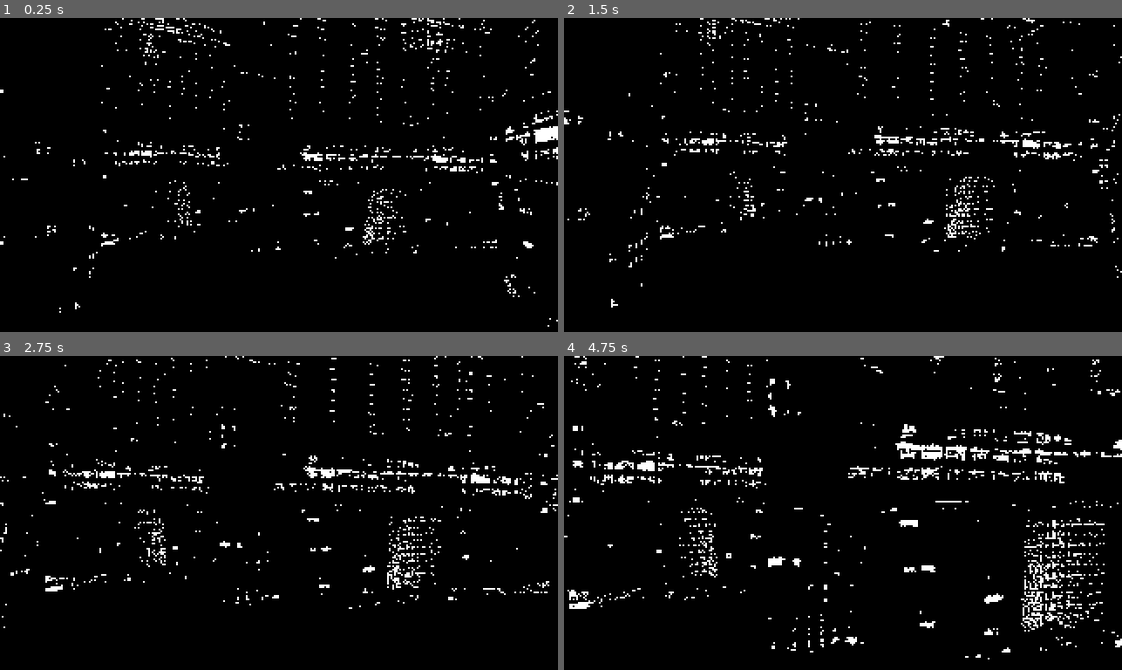
Above: before the commit, frames 1-4 (two rows, left to right).
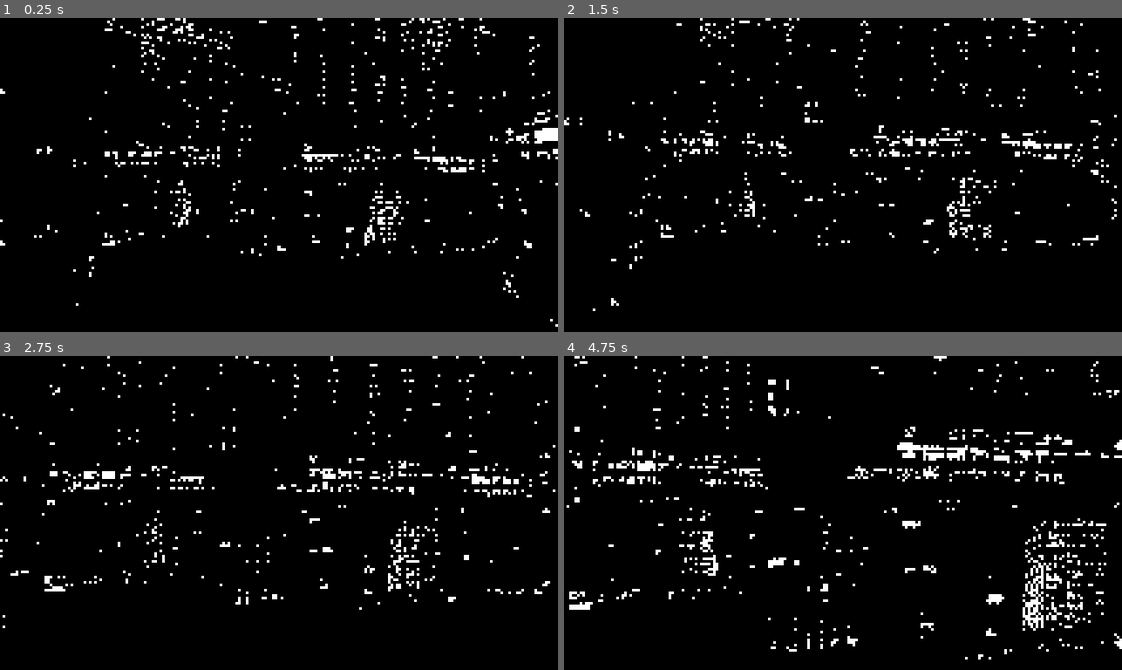
Above: after the commit, the same moments.

Repository: KayEntry17/LapsusSomnii
Game: Godot game, scene res://testing/ssc.tscn
Two runs of this game, one before a commit and one after it. Both use one fixed random seed, a clock stepped at 60 frames per second and the inputs below. The project has no main scene, so this scene is started directly.
Inputs (mouse positions are in pixels of both pictures, inside the frame that each line leads up to):
- Up to frame 1 (0.25 s): no input
- Up to frame 2 (1.5 s): tap Enter (ui_accept) at 0.5, 0.77, 1.07 s; move the mouse to (870, 175) at 0.52 s; hold Up (ui_up) from 0.53 s (still down); tap Alt at 0.6 s; move the mouse to (815, 175) at 1.27 s; tap Shift at 1.35 s
- Up to frame 3 (2.75 s): keep holding Up (ui_up); tap Enter (ui_accept) at 1.52, 1.82 s; move the mouse to (290, 506) at 2.02 s; tap Alt at 2.1 s
- Up to frame 4 (4.75 s): keep holding Up (ui_up); move the mouse to (837, 519) at 2.77 s; tap Shift at 2.85, 4.35 s; tap Enter (ui_accept) at 3.02, 3.32, 3.77, 4.07, 4.52 s; move the mouse to (887, 516) at 3.52 s; tap Alt at 3.6 s; move the mouse to (798, 509) at 4.27 s

The runs differ from the first frame. In frame 1, 3.4% of the frame differs, in the area x 0-100%, y 0-99%; in frame 2, 3.1%; in frame 3, 3.3%; in frame 4, 4.5%, in the area x 0-100%, y 0-97%.

Commit message:
added automatic resolution in order to support different aspect ratios,  added audio system and started work on a save system

Diff:
--- /dev/null
+++ b/CORE/savem.gd
@@ -0,0 +1,49 @@
+extends Node
+@export var flagsdata:Dictionary[String, int]
+@export var flagsdataexp:Dictionary[String, int]
+@export var plname:String
+var volm:=linear_to_db(0.7)
+var volsfx:=linear_to_db(0.7)
+var volmus:=linear_to_db(0.7)
+func _ready() -> void:
+	load_game()
+	pass
+func save():
+	volsfx=(AudioServer.get_bus_volume_db(AudioServer.get_bus_index("SFX")))
+	volm=(AudioServer.get_bus_volume_db(AudioServer.get_bus_index("Master")))
+	volmus=(AudioServer.get_bus_volume_db(AudioServer.get_bus_index("Music")))
+	var save_dict={
+		"core":flagsdata,
+		"name":plname,
+		"volmast":volm,
+		"volmus":volmus,
+		"volsfx":volsfx
+		}
+	return save_dict
+func save_game():
+	var save_game = FileAccess.open("user://corvine.save", FileAccess.WRITE)
+	var json_string=JSON.stringify(save())
+	save_game.store_line(json_string)
+# Called every frame. 'delta' is the elapsed time since the previous frame.
+func load_game():
+	if not FileAccess.file_exists("user://corvine.save"):
+		return
+	else:
+
+		var save_gamex = FileAccess.open("user://corvine.save", FileAccess.READ)
+		while save_gamex.get_position()<save_gamex.get_length():
+			var json_string =save_gamex.get_line()
+			var json=JSON.new()
+			var parse_result=json.parse(json_string)
+			var node_data=json.get_data()
+			print(node_data)
+			volm=node_data["volmast"]
+			print(node_data["core"])
+			plname=node_data["name"]
+			AudioServer.set_bus_volume_db(AudioServer.get_bus_index("Master"),volm)
+			volmus=node_data["volmus"]
+			AudioServer.set_bus_volume_db(AudioServer.get_bus_index("Music"),volmus)
+			volsfx=node_data["volsfx"]
+			AudioServer.set_bus_volume_db(AudioServer.get_bus_index("SFX"),volsfx)
+func _process(delta: float) -> void:
+	pass
--- /dev/null
+++ b/CORE/savem.tscn
@@ -0,0 +1,12 @@
+[gd_scene load_steps=2 format=3 uid="uid://ch3s135rpeolk"]
+
+[ext_resource type="Script" uid="uid://dh3cqswod4ji2" path="res://CORE/savem.gd" id="1_k0v0u"]
+
+[node name="Savem" type="Node"]
+script = ExtResource("1_k0v0u")
+flagsdata = Dictionary[String, int]({
+"checkp": 5,
+"currentlevel": 2,
+"levelunlocked": 3
+})
+plname = "KayL"
--- /dev/null
+++ b/audio/audio_stream_player.tscn
@@ -0,0 +1,12 @@
+[gd_scene load_steps=2 format=3 uid="uid://16fgwxdnqj60"]
+
+[ext_resource type="Script" uid="uid://l0tfdwayrwp3" path="res://audio/audiom.gd" id="1_ihkrw"]
+
+[node name="AudioStreamPlayer" type="AudioStreamPlayer"]
+bus = &"Music"
+script = ExtResource("1_ihkrw")
+
+[node name="TransitionTimer" type="Timer" parent="."]
+
+[connection signal="finished" from="." to="." method="_on_finished"]
+[connection signal="timeout" from="TransitionTimer" to="." method="_on_transition_timer_timeout"]
--- /dev/null
+++ b/audio/audiom.gd
@@ -0,0 +1,62 @@
+extends AudioStreamPlayer
+var track: AudioStream
+var loopf: bool=true
+var chanon:bool=false
+var loopi: bool=true
+#var onch:=1.0
+var fitime:=1.0
+var volv:=-60
+var mon:=true
+#func _ready() -> void:
+	#if chanon==true	:
+		#volv=60
+
+func change_track(song : AudioStream, loopim=true, foti=1.25,fiti=1) -> void:
+	print(12414)
+	track=song
+	loopi=loopim
+	fitime=fiti
+
+	if playing:
+
+		if foti!=0:
+			$TransitionTimer.start(foti)
+			fade_out(foti)
+		else:
+			fade_out(foti)
+			loopf=loopi
+			self.stream =track
+			print(track)
+			play()
+			fade_in()
+		pass
+	else:
+		loopf=loopi
+		volv=-60
+		self.stream =track
+		print(track)
+		print(fitime)
+		play()
+		fade_in()
+func fade_in() -> void:
+	print(000)
+	var tween = create_tween()
+	tween.tween_property(self, "volv",0, fitime).set_trans(Tween.TRANS_QUAD)
+func fade_out(foti=1.25) -> void:
+	var tween = create_tween()
+	tween.tween_property(self, "volv",-60, foti).set_trans(Tween.TRANS_QUAD)
+func _on_finished() -> void:
+
+	if loopf:
+		play()
+func _process(delta: float) -> void:
+	#print(stream)
+
+	self.volume_db=volv
+func _on_transition_timer_timeout() -> void:
+	print(11)
+	loopf=loopi
+	self.stream =track
+	#print(track)
+	play()
+	fade_in()
--- a/project.godot
+++ b/project.godot
@@ -13,6 +13,11 @@
 config/name="Lapsus Somnii"
 config/features=PackedStringArray("4.5", "Forward Plus")
 config/icon="uid://4lp50kkv0pkt"
+
+[autoload]
+
+aud="*res://audio/audio_stream_player.tscn"
+Save="*res://CORE/savem.tscn"
 
 [display]
 
--- a/testing/ssc.tscn
+++ b/testing/ssc.tscn
@@ -1,7 +1,9 @@
-[gd_scene load_steps=26 format=3 uid="uid://bgemhpycsyrjm"]
+[gd_scene load_steps=28 format=3 uid="uid://bgemhpycsyrjm"]
 
 [ext_resource type="Texture2D" uid="uid://drrndy5qmavoc" path="res://testing/sky.png" id="1_fdd00"]
+[ext_resource type="Script" uid="uid://cxpsg6to6davm" path="res://testing/themem.gd" id="1_yo01q"]
 [ext_resource type="PackedScene" uid="uid://bjr32q6qdtf2w" path="res://testing/slopccityexp.tscn" id="2_8ke5f"]
+[ext_resource type="AudioStream" uid="uid://w7uowuvuesb" path="res://audio/analgesic/mp3/space.mp3" id="2_sxpvu"]
 [ext_resource type="Shader" uid="uid://ca6elh61itoqd" path="res://testing/crtt.gdshader" id="3_8ke5f"]
 [ext_resource type="Script" uid="uid://b256012yurlsn" path="res://testing/character_body_3d.gd" id="4_er7rn"]
 [ext_resource type="Shader" uid="uid://t71mxue8ftqq" path="res://testing/noised.gdshader" id="5_xivhn"]
@@ -92,6 +94,10 @@
 
 [node name="Node3D" type="Node3D"]
 
+[node name="Node" type="Node" parent="."]
+script = ExtResource("1_yo01q")
+theme = ExtResource("2_sxpvu")
+
 [node name="WorldEnvironment" type="WorldEnvironment" parent="."]
 environment = SubResource("Environment_xivhn")
 
@@ -231,9 +237,7 @@
 
 [node name="Camera3D" type="Camera3D" parent="CharacterBody3D"]
 transform = Transform3D(1, 0, 0, 0, 1.0000001, 0, 0, 0, 1.0000001, 0, 0.57542896, 0)
-
-[node name="SubViewport" type="SubViewport" parent="CharacterBody3D"]
-size = Vector2i(640, 360)
+cull_mask = 524287
 
 [node name="CollisionShape3D" type="CollisionShape3D" parent="CharacterBody3D"]
 shape = SubResource("CapsuleShape3D_gqg8v")
@@ -261,3 +265,4 @@
 expand_mode = 1
 stretch_mode = 1
 script = ExtResource("6_yo01q")
+ratio = 3
--- a/testing/style.tscn
+++ b/testing/style.tscn
@@ -42,7 +42,7 @@
 
 [sub_resource type="FastNoiseLite" id="FastNoiseLite_rofhy"]
 noise_type = 2
-frequency = 0.4995
+frequency = 0.1962
 
 [sub_resource type="NoiseTexture2D" id="NoiseTexture2D_jqt6t"]
 width = 640
@@ -140,7 +140,7 @@
 shadow_enabled = true
 
 [node name="MeshInstance3D" parent="." instance=ExtResource("1_e2sit")]
-transform = Transform3D(0.06692911, 0.91956145, 0.38720316, 0.15564708, -0.3929446, 0.90629375, 0.98554236, -0.00039041022, -0.16942666, 2.0189826, 1.67188, -4.008275)
+transform = Transform3D(0.7953979, 0.5939061, 0.120900095, 0.15564708, -0.3929446, 0.90629375, 0.5857605, -0.70204633, -0.40498745, 2.0189826, 1.67188, -4.008275)
 surface_material_override/0 = SubResource("ShaderMaterial_31i2h")
 
 [node name="TextureRect" type="TextureRect" parent="."]
@@ -177,6 +177,7 @@
 expand_mode = 1
 stretch_mode = 1
 script = ExtResource("5_31i2h")
+ratio = 4
 
 [node name="TextureRect2" type="TextureRect" parent="."]
 texture_filter = 1
@@ -239,19 +240,19 @@
 surface_material_override/0 = SubResource("ShaderMaterial_t81v6")
 
 [node name="MeshInstance3D2" parent="." instance=ExtResource("1_e2sit")]
-transform = Transform3D(-0.42601186, -0.85447025, -0.29731196, 0.15564714, -0.3929447, 0.9062939, -0.89122784, 0.33981633, 0.3003951, 1.5557361, 0.91279435, 6.2742605)
+transform = Transform3D(-0.9536756, -0.2988858, 0.034195777, 0.15564714, -0.3929447, 0.9062939, -0.2574412, 0.86963314, 0.4212627, 1.5557361, 0.91279435, 6.2742605)
 surface_material_override/0 = SubResource("ShaderMaterial_hcjjm")
 
 [node name="MeshInstance3D3" parent="." instance=ExtResource("1_e2sit")]
-transform = Transform3D(-0.98580873, -0.0033880756, 0.16783415, 0.15564701, -0.3929445, 0.9062938, 0.06287887, 0.9195555, 0.38789594, -0.29962254, 0.1777845, -3.87949)
+transform = Transform3D(-0.58741325, 0.70080984, 0.40473506, 0.15564701, -0.3929445, 0.9062938, 0.79417783, 0.5953649, 0.121742025, -0.29962254, 0.1777845, -3.87949)
 surface_material_override/0 = SubResource("ShaderMaterial_udk60")
 
 [node name="MeshInstance3D4" parent="." instance=ExtResource("1_e2sit")]
-transform = Transform3D(0.6225073, -0.77181035, 0.12958832, -0.7674188, -0.6344652, -0.092313334, 0.15346766, -0.04198283, -0.9872612, -0.9871819, 3.1701505, 5.750202)
+transform = Transform3D(0.52009296, -0.53184134, -0.668317, -0.7674188, -0.6344652, -0.092313334, -0.37492782, 0.56089085, -0.73812616, -0.9871819, 3.1701505, 5.750202)
 surface_material_override/0 = SubResource("ShaderMaterial_jqt6t")
 
 [node name="MeshInstance3D5" parent="." instance=ExtResource("1_e2sit")]
-transform = Transform3D(8.503772, 5.6543036, 0.9911144, 1.5969391, -4.031613, 9.298574, 5.513912, -7.5526533, -4.2215886, -16.344467, 0, -6.737998)
+transform = Transform3D(9.707388, -2.0968776, -2.576299, 1.5969391, -4.031613, 9.298574, -2.9127297, -9.19874, -3.488094, -16.344467, 0, -6.737998)
 surface_material_override/0 = SubResource("ShaderMaterial_rofhy")
 
 [node name="beam" type="Node3D" parent="."]
--- a/testing/texture_rect_3.gd
+++ b/testing/texture_rect_3.gd
@@ -1,10 +1,11 @@
 extends TextureRect
+@export var ratio=1
 func _ready() -> void:
 	var viewp=get_viewport().size
-	material.set_shader_parameter("resolution", viewp/2)
-	material.get_shader_parameter("screen_texturedither").width=viewp.x/2
-	material.get_shader_parameter("screen_texturedither").height=viewp.y/2
-	material.get_shader_parameter("screen_texturedither2").width=viewp.x/2
-	material.get_shader_parameter("screen_texturedither2").height=viewp.y/2
+	material.set_shader_parameter("resolution", viewp/ratio)
+	material.get_shader_parameter("screen_texturedither").width=viewp.x/ratio
+	material.get_shader_parameter("screen_texturedither").height=viewp.y/ratio
+	material.get_shader_parameter("screen_texturedither2").width=viewp.x/ratio
+	material.get_shader_parameter("screen_texturedither2").height=viewp.y/ratio
 func _process(delta: float) -> void:
 	_ready()
--- /dev/null
+++ b/testing/themem.gd
@@ -0,0 +1,6 @@
+extends Node
+@export var theme: AudioStream
+func _ready() -> void:
+	aud.change_track(theme)
+	Save.load_game()
+	print(Save.save())
Not shown, added: CORE/savem.gd.uid
Not shown, added: audio/analgesic/mp3/OLD/gladys-esque.mp3.import
Not shown, added: audio/analgesic/mp3/OLD/old-bedroom.mp3.import
Not shown, added: audio/analgesic/mp3/OLD/old-boss.mp3.import
Not shown, added: audio/analgesic/mp3/OLD/old-terminal.mp3.import
Not shown, added: audio/analgesic/mp3/OLD/old-white-palace.mp3.import
Not shown, added: audio/analgesic/mp3/OLD/old_happy.mp3.import
Not shown, added: audio/analgesic/mp3/OLD/older-terminal.mp3.import
Not shown, added: audio/analgesic/mp3/OLD/older-white-palace.mp3.import
Not shown, added: audio/analgesic/mp3/anodyne_TRAILER_1.mp3.import
Not shown, added: audio/analgesic/mp3/apartment-boss.mp3.import
Not shown, added: audio/analgesic/mp3/apartment.mp3.import
(and 91 more such lines)
